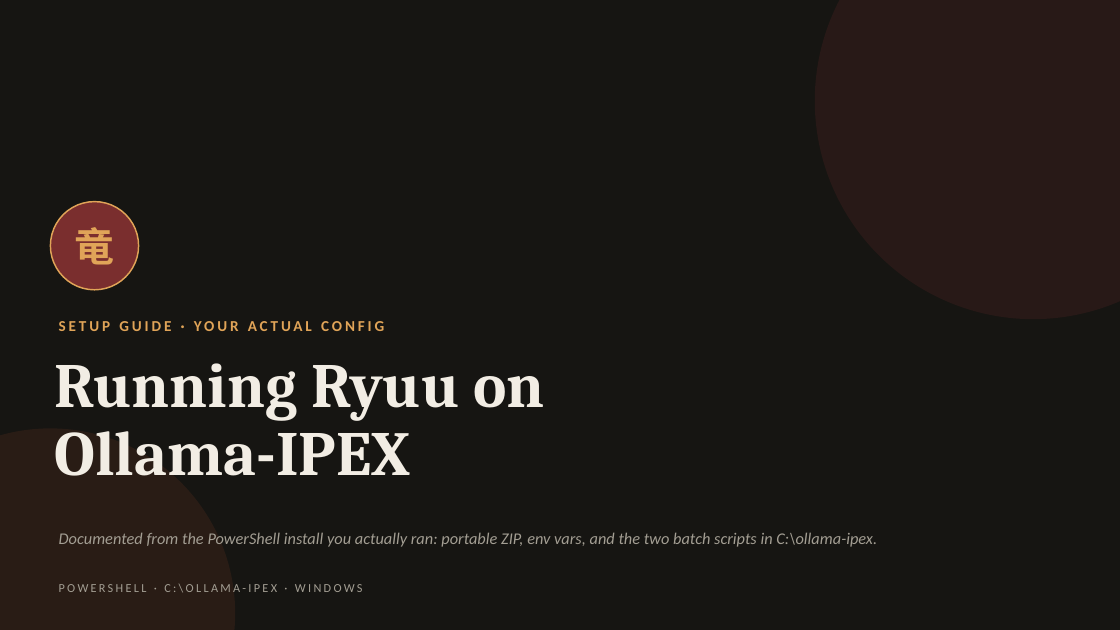
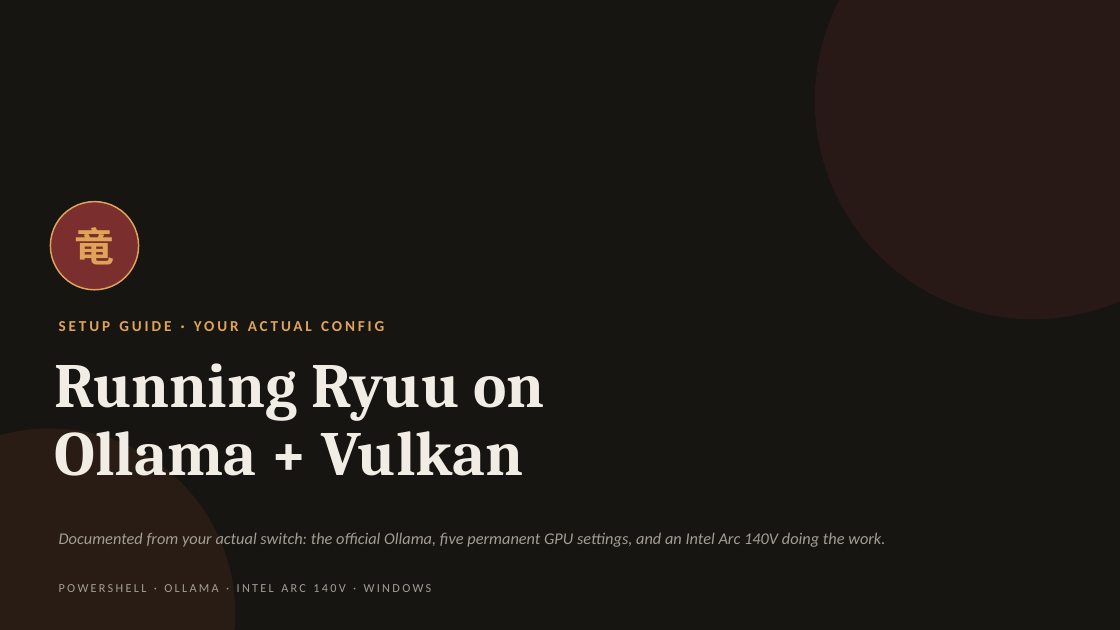
Before and after one commit to Adithya210207/ryuu-explainer-ai, a slide deck: slide 1 of Ryuu_Setup_Guide.pptx. Drawn at 1120x630 pixels with LibreOffice and Linux fonts; fonts in the diff are those of the drawing. Boxes give left, top, right and bottom in pixels: in the first picture for what was removed or moved away, otherwise in the second. Text is boxed around its words. In the diff, an @@ line names an element or a change of style, - is before the commit and + after.

Commit message:
Update presentation decks and README with Vulkan GPU setup and troubleshooting guide

```diff
--- a/Ryuu_Setup_Guide.pptx
+++ b/Ryuu_Setup_Guide.pptx
@@ text at bbox=[54, 417, 524, 476]: text changed @@
-Ollama-IPEX
+Ollama + Vulkan
@@ text at bbox=[59, 532, 885, 547]: text changed @@
-Documented from the PowerShell install you actually ran: portable ZIP, env vars, and the two batch scripts in C:\ollama-ipex.
+Documented from your actual switch: the official Ollama, five permanent GPU settings, and an Intel Arc 140V doing the work.
@@ text at bbox=[59, 584, 432, 592]: text changed @@
-POWERSHELL · C:\OLLAMA-IPEX · WINDOWS
+POWERSHELL · OLLAMA · INTEL ARC 140V · WINDOWS
```
Also in this commit, not shown: 10 other slides changed, 1 slide added, 1 slide removed, 2 other files.
